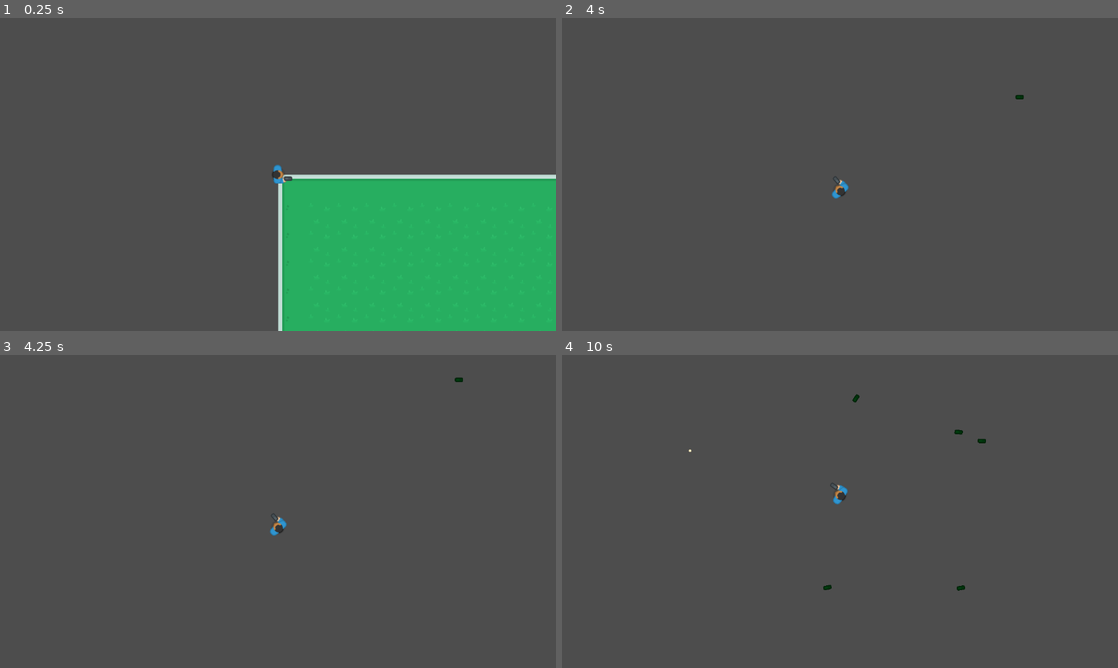
Above: before the commit, frames 1-4 (two rows, left to right).
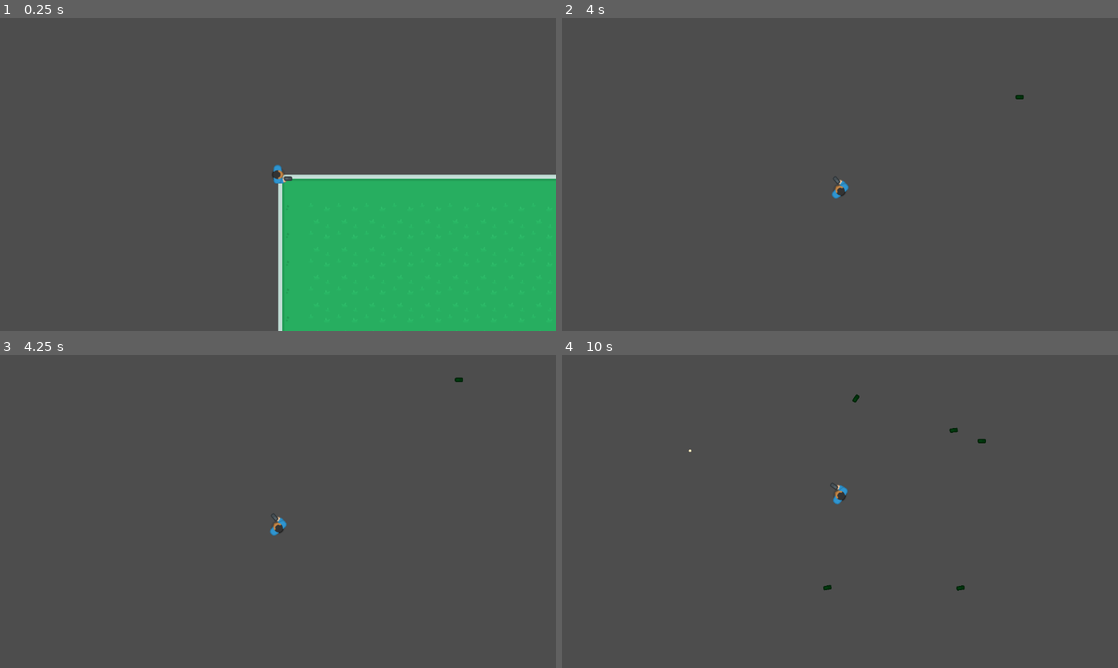
Above: after the commit, the same moments.

Repository: Suriya-K/godot_ultimate_2d_learning
Game: Godot game, scene res://scenes/levels/level.tscn
Same seed, same stepped clock (60 frames per second), same inputs: the game is played once before the commit and once after it.
Inputs (mouse positions are in pixels of both pictures, inside the frame that each line leads up to):
- Up to frame 1 (0.25 s): no input
- Up to frame 2 (4 s): tap Enter at 0.5, 2.75 s; move the mouse to (812, 237) at 0.52 s; press the mouse at (812, 237) at 0.53 s; hold W (up) 0.53-2.03 s; move the mouse to (1006, 221) at 1.27 s; release the mouse at (1006, 221) at 1.28 s; right-click (1006, 221) at 1.35 s; tap Space at 2, 3.5 s; move the mouse to (673, 127) at 2.02 s; press the mouse at (673, 127) at 2.03 s; hold A (left) 2.03-3.53 s; move the mouse to (867, 174) at 2.77 s; release the mouse at (867, 174) at 2.78 s; right-click (867, 174) at 2.85 s; move the mouse to (756, 96) at 3.52 s; press the mouse at (756, 96) at 3.53 s; hold S (down) from 3.53 s (still down)
- Up to frame 3 (4.25 s): keep holding S (down)
- Up to frame 4 (10 s): tap Enter at 4.25 s; move the mouse to (962, 495) at 4.27 s; release S (down) at 4.28 s; release the mouse at (962, 495) at 4.28 s; hold D (right) 4.28-5.03 s; right-click (962, 495) at 4.35 s; move the mouse to (728, 527) at 5.02 s; press the mouse at (728, 527) at 5.03 s; hold W (up) 5.03-5.78 s; move the mouse to (895, 442) at 5.77 s; release the mouse at (895, 442) at 5.78 s; hold D (right) 5.78-8.03 s; right-click (895, 442) at 5.85 s; move the mouse to (812, 574) at 6.52 s; press the mouse at (812, 574) at 6.53 s; tap Space at 7.25 s; move the mouse to (1006, 558) at 7.27 s; release the mouse at (1006, 558) at 7.28 s; right-click (1006, 558) at 7.35 s; move the mouse to (673, 464) at 8.02 s; press the mouse at (673, 464) at 8.03 s; hold S (down) 8.03-8.78 s; move the mouse to (867, 511) at 8.77 s; release the mouse at (867, 511) at 8.78 s; hold A (left) 8.78-9.53 s; right-click (867, 511) at 8.85 s; move the mouse to (756, 433) at 9.52 s; press the mouse at (756, 433) at 9.53 s; hold W (up) from 9.53 s (still down)

Frames 1-3 are identical in both runs. In frame 4, less than 0.1% of the frame differs, in the area x 47-75%, y 12-76%.

Commit message:
learn how to make tilemaps have collision it goods

Diff:
--- a/project.godot
+++ b/project.godot
@@ -54,6 +54,14 @@
 ]
 }
 
+[layer_names]
+
+2d_physics/layer_1="player"
+2d_physics/layer_2="enemies"
+2d_physics/layer_3="objects"
+2d_physics/layer_4="projectiles"
+2d_physics/layer_5="items_and_zones"
+
 [rendering]
 
 renderer/rendering_method="gl_compatibility"
--- /dev/null
+++ b/scenes/enemys/enemy_zombie.tscn
@@ -0,0 +1,3 @@
+[gd_scene format=3 uid="uid://d14wd1nfb5o3r"]
+
+[node name="enemy_zombie" type="CharacterBody2D"]
--- a/scenes/houses/house_orange.tscn
+++ b/scenes/houses/house_orange.tscn
@@ -1,5 +1,6 @@
-[gd_scene load_steps=5 format=3 uid="uid://18rlg6t33ru7"]
-
+[gd_scene load_steps=7 format=3 uid="uid://18rlg6t33ru7"]
+
+[ext_resource type="Script" path="res://scrpits/houses/house_orange.gd" id="1_6kefg"]
 [ext_resource type="Texture2D" uid="uid://do8my1n3j5k86" path="res://graphics/tilesheet_complete.png" id="1_om8g0"]
 
 [sub_resource type="TileSetAtlasSource" id="TileSetAtlasSource_axpgq"]
@@ -7,85 +8,228 @@
 texture = ExtResource("1_om8g0")
 texture_region_size = Vector2i(64, 64)
 1:4/0 = 0
+1:4/0/physics_layer_0/linear_velocity = Vector2(0, 0)
+1:4/0/physics_layer_0/angular_velocity = 0.0
 0:4/0 = 0
+0:4/0/physics_layer_0/linear_velocity = Vector2(0, 0)
+0:4/0/physics_layer_0/angular_velocity = 0.0
 1:5/0 = 0
+1:5/0/physics_layer_0/linear_velocity = Vector2(0, 0)
+1:5/0/physics_layer_0/angular_velocity = 0.0
 0:5/0 = 0
+0:5/0/physics_layer_0/linear_velocity = Vector2(0, 0)
+0:5/0/physics_layer_0/angular_velocity = 0.0
 2:4/0 = 0
+2:4/0/physics_layer_0/linear_velocity = Vector2(0, 0)
+2:4/0/physics_layer_0/angular_velocity = 0.0
 2:5/0 = 0
+2:5/0/physics_layer_0/linear_velocity = Vector2(0, 0)
+2:5/0/physics_layer_0/angular_velocity = 0.0
 3:4/0 = 0
+3:4/0/physics_layer_0/linear_velocity = Vector2(0, 0)
+3:4/0/physics_layer_0/angular_velocity = 0.0
 3:5/0 = 0
+3:5/0/physics_layer_0/linear_velocity = Vector2(0, 0)
+3:5/0/physics_layer_0/angular_velocity = 0.0
 4:5/0 = 0
+4:5/0/physics_layer_0/linear_velocity = Vector2(0, 0)
+4:5/0/physics_layer_0/angular_velocity = 0.0
 5:5/0 = 0
+5:5/0/physics_layer_0/linear_velocity = Vector2(0, 0)
+5:5/0/physics_layer_0/angular_velocity = 0.0
 6:5/0 = 0
+6:5/0/physics_layer_0/linear_velocity = Vector2(0, 0)
+6:5/0/physics_layer_0/angular_velocity = 0.0
 7:5/0 = 0
+7:5/0/physics_layer_0/linear_velocity = Vector2(0, 0)
+7:5/0/physics_layer_0/angular_velocity = 0.0
 8:5/0 = 0
+8:5/0/physics_layer_0/linear_velocity = Vector2(0, 0)
+8:5/0/physics_layer_0/angular_velocity = 0.0
 4:4/0 = 0
+4:4/0/physics_layer_0/linear_velocity = Vector2(0, 0)
+4:4/0/physics_layer_0/angular_velocity = 0.0
 5:4/0 = 0
+5:4/0/physics_layer_0/linear_velocity = Vector2(0, 0)
+5:4/0/physics_layer_0/angular_velocity = 0.0
 6:4/0 = 0
+6:4/0/physics_layer_0/linear_velocity = Vector2(0, 0)
+6:4/0/physics_layer_0/angular_velocity = 0.0
 7:4/0 = 0
+7:4/0/physics_layer_0/linear_velocity = Vector2(0, 0)
+7:4/0/physics_layer_0/angular_velocity = 0.0
 8:4/0 = 0
+8:4/0/physics_layer_0/linear_velocity = Vector2(0, 0)
+8:4/0/physics_layer_0/angular_velocity = 0.0
 0:6/0 = 0
+0:6/0/physics_layer_0/linear_velocity = Vector2(0, 0)
+0:6/0/physics_layer_0/angular_velocity = 0.0
 0:7/0 = 0
+0:7/0/physics_layer_0/linear_velocity = Vector2(0, 0)
+0:7/0/physics_layer_0/angular_velocity = 0.0
 0:8/0 = 0
+0:8/0/physics_layer_0/linear_velocity = Vector2(0, 0)
+0:8/0/physics_layer_0/angular_velocity = 0.0
 0:9/0 = 0
+0:9/0/physics_layer_0/linear_velocity = Vector2(0, 0)
+0:9/0/physics_layer_0/angular_velocity = 0.0
 1:6/0 = 0
+1:6/0/physics_layer_0/linear_velocity = Vector2(0, 0)
+1:6/0/physics_layer_0/angular_velocity = 0.0
 1:7/0 = 0
+1:7/0/physics_layer_0/linear_velocity = Vector2(0, 0)
+1:7/0/physics_layer_0/angular_velocity = 0.0
 1:8/0 = 0
+1:8/0/physics_layer_0/linear_velocity = Vector2(0, 0)
+1:8/0/physics_layer_0/angular_velocity = 0.0
 1:9/0 = 0
+1:9/0/physics_layer_0/linear_velocity = Vector2(0, 0)
+1:9/0/physics_layer_0/angular_velocity = 0.0
 2:6/0 = 0
+2:6/0/physics_layer_0/linear_velocity = Vector2(0, 0)
+2:6/0/physics_layer_0/angular_velocity = 0.0
 2:7/0 = 0
+2:7/0/physics_layer_0/linear_velocity = Vector2(0, 0)
+2:7/0/physics_layer_0/angular_velocity = 0.0
 2:8/0 = 0
+2:8/0/physics_layer_0/linear_velocity = Vector2(0, 0)
+2:8/0/physics_layer_0/angular_velocity = 0.0
 2:9/0 = 0
+2:9/0/physics_layer_0/linear_velocity = Vector2(0, 0)
+2:9/0/physics_layer_0/angular_velocity = 0.0
 3:6/0 = 0
+3:6/0/physics_layer_0/linear_velocity = Vector2(0, 0)
+3:6/0/physics_layer_0/angular_velocity = 0.0
 3:7/0 = 0
+3:7/0/physics_layer_0/linear_velocity = Vector2(0, 0)
+3:7/0/physics_layer_0/angular_velocity = 0.0
 3:8/0 = 0
+3:8/0/physics_layer_0/linear_velocity = Vector2(0, 0)
+3:8/0/physics_layer_0/angular_velocity = 0.0
 3:9/0 = 0
+3:9/0/physics_layer_0/linear_velocity = Vector2(0, 0)
+3:9/0/physics_layer_0/angular_velocity = 0.0
 4:6/0 = 0
+4:6/0/physics_layer_0/linear_velocity = Vector2(0, 0)
+4:6/0/physics_layer_0/angular_velocity = 0.0
 4:7/0 = 0
+4:7/0/physics_layer_0/linear_velocity = Vector2(0, 0)
+4:7/0/physics_layer_0/angular_velocity = 0.0
 4:8/0 = 0
+4:8/0/physics_layer_0/linear_velocity = Vector2(0, 0)
+4:8/0/physics_layer_0/angular_velocity = 0.0
 4:9/0 = 0
+4:9/0/physics_layer_0/linear_velocity = Vector2(0, 0)
+4:9/0/physics_layer_0/angular_velocity = 0.0
 5:6/0 = 0
+5:6/0/physics_layer_0/linear_velocity = Vector2(0, 0)
+5:6/0/physics_layer_0/angular_velocity = 0.0
 5:7/0 = 0
+5:7/0/physics_layer_0/linear_velocity = Vector2(0, 0)
+5:7/0/physics_layer_0/angular_velocity = 0.0
 5:8/0 = 0
+5:8/0/physics_layer_0/linear_velocity = Vector2(0, 0)
+5:8/0/physics_layer_0/angular_velocity = 0.0
 5:9/0 = 0
+5:9/0/physics_layer_0/linear_velocity = Vector2(0, 0)
+5:9/0/physics_layer_0/angular_velocity = 0.0
 6:6/0 = 0
+6:6/0/physics_layer_0/linear_velocity = Vector2(0, 0)
+6:6/0/physics_layer_0/angular_velocity = 0.0
 6:7/0 = 0
+6:7/0/physics_layer_0/linear_velocity = Vector2(0, 0)
+6:7/0/physics_layer_0/angular_velocity = 0.0
 6:8/0 = 0
+6:8/0/physics_layer_0/linear_velocity = Vector2(0, 0)
+6:8/0/physics_layer_0/angular_velocity = 0.0
 6:9/0 = 0
+6:9/0/physics_layer_0/linear_velocity = Vector2(0, 0)
+6:9/0/physics_layer_0/angular_velocity = 0.0
 7:6/0 = 0
+7:6/0/physics_layer_0/linear_velocity = Vector2(0, 0)
+7:6/0/physics_layer_0/angular_velocity = 0.0
 7:7/0 = 0
+7:7/0/physics_layer_0/linear_velocity = Vector2(0, 0)
+7:7/0/physics_layer_0/angular_velocity = 0.0
 7:8/0 = 0
+7:8/0/physics_layer_0/linear_velocity = Vector2(0, 0)
+7:8/0/physics_layer_0/angular_velocity = 0.0
 7:9/0 = 0
+7:9/0/physics_layer_0/linear_velocity = Vector2(0, 0)
+7:9/0/physics_layer_0/angular_velocity = 0.0
 8:6/0 = 0
+8:6/0/physics_layer_0/linear_velocity = Vector2(0, 0)
+8:6/0/physics_layer_0/angular_velocity = 0.0
 8:7/0 = 0
+8:7/0/physics_layer_0/linear_velocity = Vector2(0, 0)
+8:7/0/physics_layer_0/angular_velocity = 0.0
 8:8/0 = 0
+8:8/0/physics_layer_0/linear_velocity = Vector2(0, 0)
+8:8/0/physics_layer_0/angular_velocity = 0.0
 8:9/0 = 0
+8:9/0/physics_layer_0/linear_velocity = Vector2(0, 0)
+8:9/0/physics_layer_0/angular_velocity = 0.0
 
 [sub_resource type="TileSetAtlasSource" id="TileSetAtlasSource_dga61"]
 resource_name = "interior"
 texture = ExtResource("1_om8g0")
 texture_region_size = Vector2i(64, 64)
 23:11/0 = 0
+23:11/0/physics_layer_0/linear_velocity = Vector2(0, 0)
+23:11/0/physics_layer_0/angular_velocity = 0.0
 23:10/0 = 0
+23:10/0/physics_layer_0/linear_velocity = Vector2(0, 0)
+23:10/0/physics_layer_0/angular_velocity = 0.0
 24:10/0 = 0
+24:10/0/physics_layer_0/linear_velocity = Vector2(0, 0)
+24:10/0/physics_layer_0/angular_velocity = 0.0
 25:10/0 = 0
+25:10/0/physics_layer_0/linear_velocity = Vector2(0, 0)
+25:10/0/physics_layer_0/angular_velocity = 0.0
 26:10/0 = 0
+26:10/0/physics_layer_0/linear_velocity = Vector2(0, 0)
+26:10/0/physics_layer_0/angular_velocity = 0.0
 24:11/0 = 0
+24:11/0/physics_layer_0/linear_velocity = Vector2(0, 0)
+24:11/0/physics_layer_0/angular_velocity = 0.0
 25:11/0 = 0
+25:11/0/physics_layer_0/linear_velocity = Vector2(0, 0)
+25:11/0/physics_layer_0/angular_velocity = 0.0
 26:11/0 = 0
+26:11/0/physics_layer_0/linear_velocity = Vector2(0, 0)
+26:11/0/physics_layer_0/angular_velocity = 0.0
 14:17/0 = 0
+14:17/0/physics_layer_0/linear_velocity = Vector2(0, 0)
+14:17/0/physics_layer_0/angular_velocity = 0.0
 15:17/0 = 0
+15:17/0/physics_layer_0/linear_velocity = Vector2(0, 0)
+15:17/0/physics_layer_0/angular_velocity = 0.0
 16:17/0 = 0
+16:17/0/physics_layer_0/linear_velocity = Vector2(0, 0)
+16:17/0/physics_layer_0/angular_velocity = 0.0
 17:17/0 = 0
+17:17/0/physics_layer_0/linear_velocity = Vector2(0, 0)
+17:17/0/physics_layer_0/angular_velocity = 0.0
 18:17/0 = 0
+18:17/0/physics_layer_0/linear_velocity = Vector2(0, 0)
+18:17/0/physics_layer_0/angular_velocity = 0.0
 19:17/0 = 0
+19:17/0/physics_layer_0/linear_velocity = Vector2(0, 0)
+19:17/0/physics_layer_0/angular_velocity = 0.0
 
 [sub_resource type="TileSet" id="TileSet_r4jpt"]
 tile_size = Vector2i(64, 64)
+physics_layer_0/collision_layer = 16
+physics_layer_0/collision_mask = 11
 sources/0 = SubResource("TileSetAtlasSource_axpgq")
 sources/1 = SubResource("TileSetAtlasSource_dga61")
 
-[node name="house_orange" type="Area2D"]
+[sub_resource type="RectangleShape2D" id="RectangleShape2D_8ji7b"]
+size = Vector2(70, 98)
+
+[node name="house_orange" type="StaticBody2D"]
+collision_layer = 16
+script = ExtResource("1_6kefg")
 
 [node name="CollisionPolygon2D" type="CollisionPolygon2D" parent="."]
 polygon = PackedVector2Array(0, 0, 1280, 0, 1280, 704, 0, 704, 0, 433, 71, 433, 70, 335, 0, 335)
@@ -102,3 +246,12 @@
 layer_1/y_sort_origin = 0
 layer_1/z_index = 0
 layer_1/tile_data = PackedInt32Array(65553, 458752, 7, 65552, 458752, 7, 65539, 458752, 7, 589827, 458752, 7, 589841, 458752, 7, 589840, 458752, 7)
+
+[node name="Area2D" type="Area2D" parent="."]
+collision_layer = 16
+
+[node name="CollisionShape2D" type="CollisionShape2D" parent="Area2D"]
+position = Vector2(35, 384)
+shape = SubResource("RectangleShape2D_8ji7b")
+
+[connection signal="body_entered" from="Area2D" to="." method="_on_area_2d_body_entered"]
--- a/scenes/levels/level.tscn
+++ b/scenes/levels/level.tscn
@@ -555,12 +555,12 @@
 layer_1/z_index = 0
 layer_1/tile_data = PackedInt32Array(131095, 458753, 4, 196631, 262145, 6, 262167, 262145, 6, 327703, 262145, 6, 393239 …(1285 unchanged characters)…
 
+[node name="house_orange" parent="." instance=ExtResource("4_nqtmi")]
+position = Vector2(-2, 747)
+
+[node name="player" parent="." instance=ExtResource("1_q8ttg")]
+
 [node name="projectiles" type="Node2D" parent="."]
-
-[node name="house_orange" parent="." instance=ExtResource("4_nqtmi")]
-position = Vector2(-1712, 747)
-
-[node name="player" parent="." instance=ExtResource("1_q8ttg")]
 
 [connection signal="grenade" from="player" to="." method="_on_player_grenade"]
 [connection signal="laser" from="player" to="." method="_on_player_laser"]
--- a/scenes/players/player.tscn
+++ b/scenes/players/player.tscn
@@ -7,6 +7,7 @@
 height = 42.0
 
 [node name="player" type="CharacterBody2D"]
+collision_mask = 31
 script = ExtResource("1_23hns")
 
 [node name="player_sprite" type="Sprite2D" parent="."]
--- a/scenes/projectiles/bullet.tscn
+++ b/scenes/projectiles/bullet.tscn
@@ -8,11 +8,12 @@
 
 [node name="bullet" type="Area2D"]
 position = Vector2(1, 0)
+collision_layer = 8
+collision_mask = 22
 script = ExtResource("1_byvh6")
 
 [node name="Sprite2D" type="Sprite2D" parent="."]
 texture = ExtResource("1_wpw0m")
 
 [node name="CollisionShape2D" type="CollisionShape2D" parent="."]
-visible = false
 shape = SubResource("CircleShape2D_71a13")
--- a/scenes/projectiles/grenade.tscn
+++ b/scenes/projectiles/grenade.tscn
@@ -10,7 +10,8 @@
 size = Vector2(18, 10)
 
 [node name="grenade" type="RigidBody2D"]
-scale = Vector2(1.25, 1.25)
+collision_layer = 8
+collision_mask = 30
 physics_material_override = SubResource("PhysicsMaterial_ht83d")
 gravity_scale = 0.0
 linear_damp = 1.6
--- /dev/null
+++ b/scrpits/houses/house_orange.gd
@@ -0,0 +1,5 @@
+extends StaticBody2D
+
+
+func _on_area_2d_body_entered(body):
+	print(body)
--- a/scrpits/players/player.gd
+++ b/scrpits/players/player.gd
@@ -17,10 +17,10 @@
 	grenade_timer.wait_time = gun_reload_timer
 
 
-func _process(_delta):
+func _process(delta):
 	var direction = Input.get_vector("left", "right", "up", "down")
 	self.velocity = direction * 500
-	self.move_and_slide()
+	move_and_slide()
 
 	self.look_at(self.get_global_mouse_position())
 
